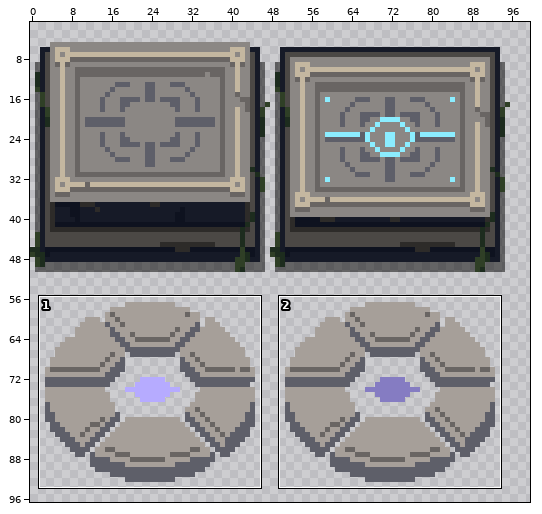
Sprite sheet, stored at releases/techdemo/img/characters/$Pressure-Plate.png. The first picture is a wide view before the edit; the outline marks the close-up.
Close-up. Earlier state:
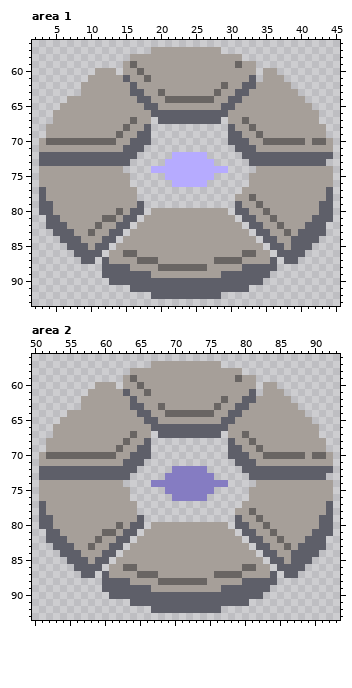
The file is 144x184 pixels. Shown: area 1: x 2..45, y 56..93; area 2: x 50..93, y 56..93. The old version is drawn lined up with the new one, on the new canvas. The wide view leaves out empty margins. The commit also changed other parts of the picture, which this record leaves out.
After the commit:
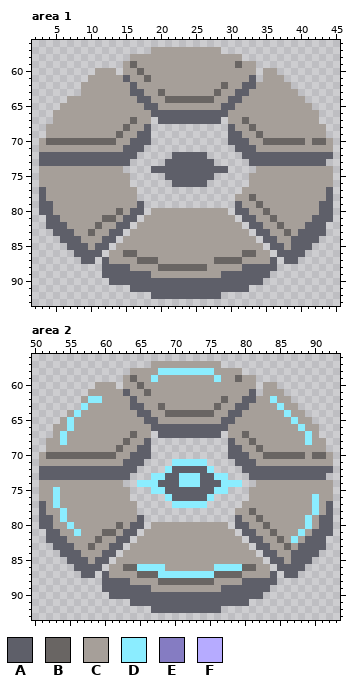
Palette (. is transparent): A #5e5f69  B #696563  C #a69f99  D #8bedff  E #857cc2  F #b6abff
Changes in this commit:
{"change": "canvas 144x184 -> 144x192, the old top-left corner now at 0,5"}
{"where": "area 1"}
{"y":72,"x":22,"old":"FFFFF","new":"AAAAA"}
{"y":73,"x":21,"old":"FFFFFFF","new":"AAAAAAA"}
{"y":74,"x":19,"old":"FFFFFFFFFFF","new":"AAAAAAAAAAA"}
{"y":75,"x":21,"old":"FFFFFFF","new":"AAAAAAA"}
{"y":76,"x":22,"old":"FFFFF","new":"AAAAA"}
{"where": "area 2"}
{"y":58,"x":68,"old":"CCCCCCCC","new":"DDDDDDDD"}
{"y":59,"x":67,"old":"C","new":"D"}
{"y":59,"x":76,"old":"C","new":"D"}
{"y":62,"x":58,"old":"CC","new":"DD"}
{"y":62,"x":84,"old":"C","new":"D"}
{"y":63,"x":57,"old":"C","new":"D"}
{"y":63,"x":85,"old":"C","new":"D"}
{"y":64,"x":56,"old":"C","new":"D"}
{"y":64,"x":86,"old":"C","new":"D"}
{"y":65,"x":55,"old":"C","new":"D"}
{"y":65,"x":87,"old":"C","new":"D"}
{"y":66,"x":55,"old":"C","new":"D"}
{"y":66,"x":88,"old":"C","new":"D"}
{"y":67,"x":54,"old":"C","new":"D"}
{"y":67,"x":89,"old":"C","new":"D"}
{"y":68,"x":54,"old":"C","new":"D"}
{"y":68,"x":89,"old":"C","new":"D"}
{"y":71,"x":70,"old":".....","new":"DDDDD"}
{"y":72,"x":69,"old":".EEEEE.","new":"DAAAAAD"}
{"y":73,"x":67,"old":"..EEEEEEE..","new":"DDAADDDAADD"}
{"y":74,"x":65,"old":"..EEEEEEEEEEE..","new":"DDDAAADDDAAADDD"}
{"y":75,"x":53,"old":"C","new":"D"}
{"y":75,"x":67,"old":"..EEEEEEE..","new":"DDAAAAAAADD"}
{"y":76,"x":53,"old":"C","new":"D"}
{"y":76,"x":69,"old":".EEEEE.","new":"DAAAAAD"}
{"y":76,"x":90,"old":"C","new":"D"}
{"y":77,"x":53,"old":"C","new":"D"}
{"y":77,"x":70,"old":".....","new":"DDDDD"}
{"y":77,"x":90,"old":"C","new":"D"}
{"y":78,"x":54,"old":"C","new":"D"}
{"y":78,"x":90,"old":"C","new":"D"}
{"y":79,"x":54,"old":"C","new":"D"}
{"y":79,"x":89,"old":"C","new":"D"}
{"y":80,"x":55,"old":"C","new":"D"}
{"y":80,"x":89,"old":"C","new":"D"}
{"y":81,"x":56,"old":"C","new":"D"}
{"y":81,"x":88,"old":"C","new":"D"}
{"y":82,"x":87,"old":"C","new":"D"}
{"y":86,"x":65,"old":"CCCC","new":"DDDD"}
{"y":86,"x":76,"old":"CCCC","new":"DDDD"}
{"y":87,"x":68,"old":"CCCCCCCC","new":"DDDDDDDD"}
{"y":88,"x":75,"old":"C","new":"B"}
